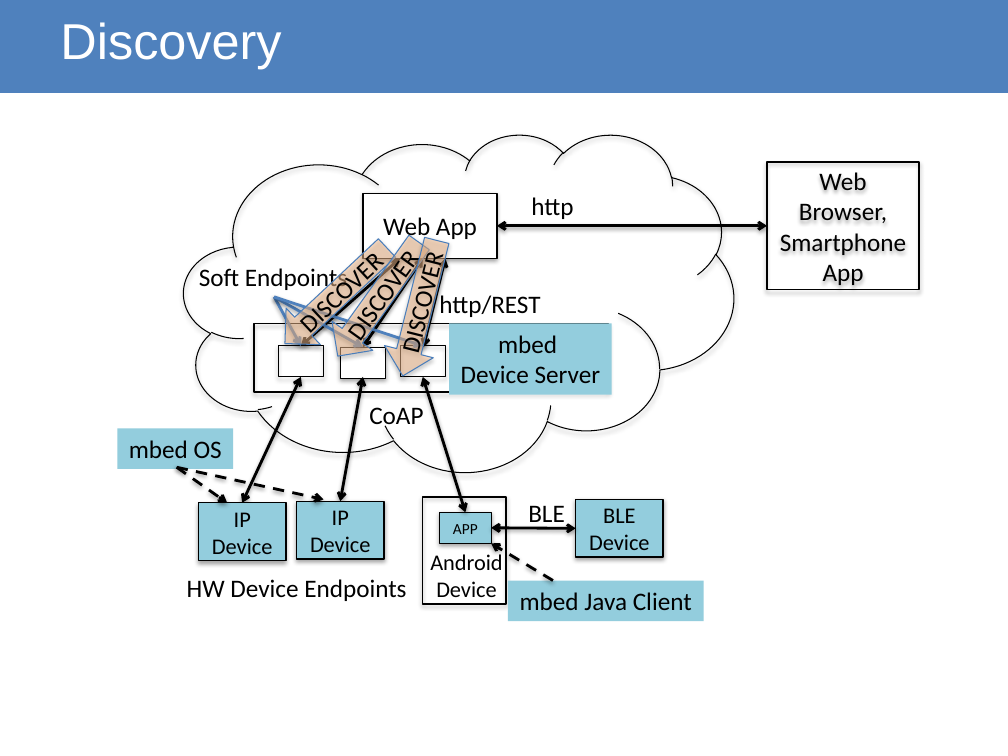
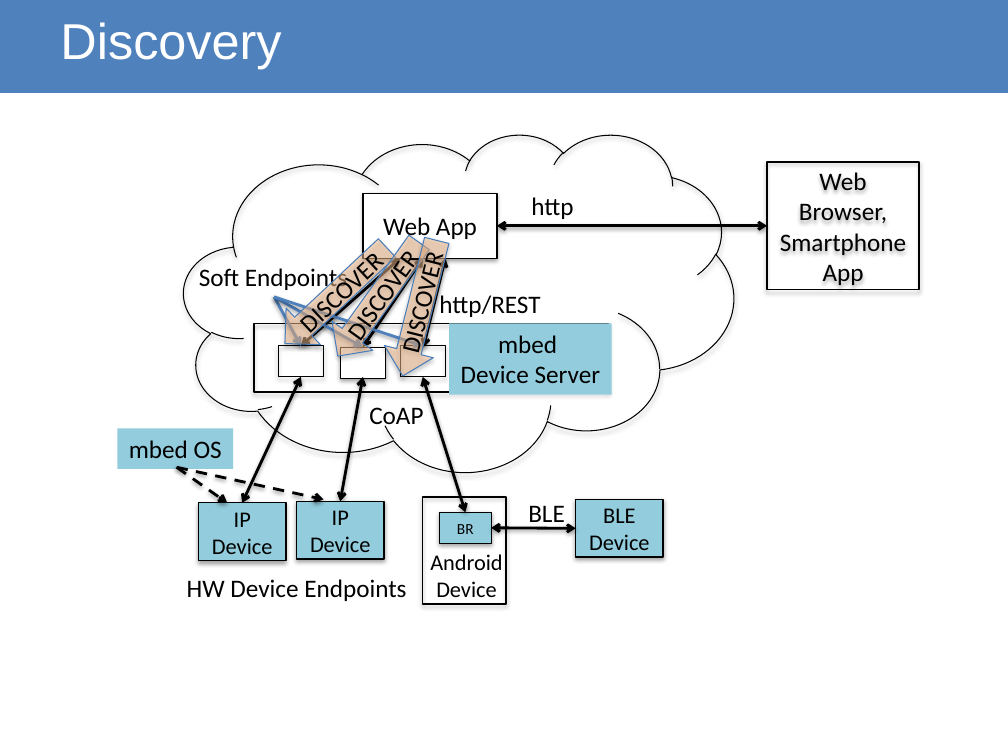
Before and after one commit to connectIOT/SpringIotCourse, a slide deck: slide 39 of Documents/mbed_iot_tutorial.pptx. Drawn at 1008x756 pixels with LibreOffice and Linux fonts; fonts in the diff are those of the drawing. Boxes give left, top, right and bottom in pixels: in the first picture for what was removed or moved away, otherwise in the second. Text is boxed around its words. In the diff, an @@ line names an element or a change of style, - is before the commit and + after.

```diff
--- a/Documents/mbed_iot_tutorial.pptx
+++ b/Documents/mbed_iot_tutorial.pptx
@@ text in rectangle at [457, 524, 474, 534]: text changed @@
-APP
+BR
@@ arrow removed from (553, 581) to (491, 543) @@
@@ rectangle removed at [508, 581, 704, 621] @@
-mbed Java Client
```
Also in this commit, not shown: 5 other slides changed, 1 other file.
